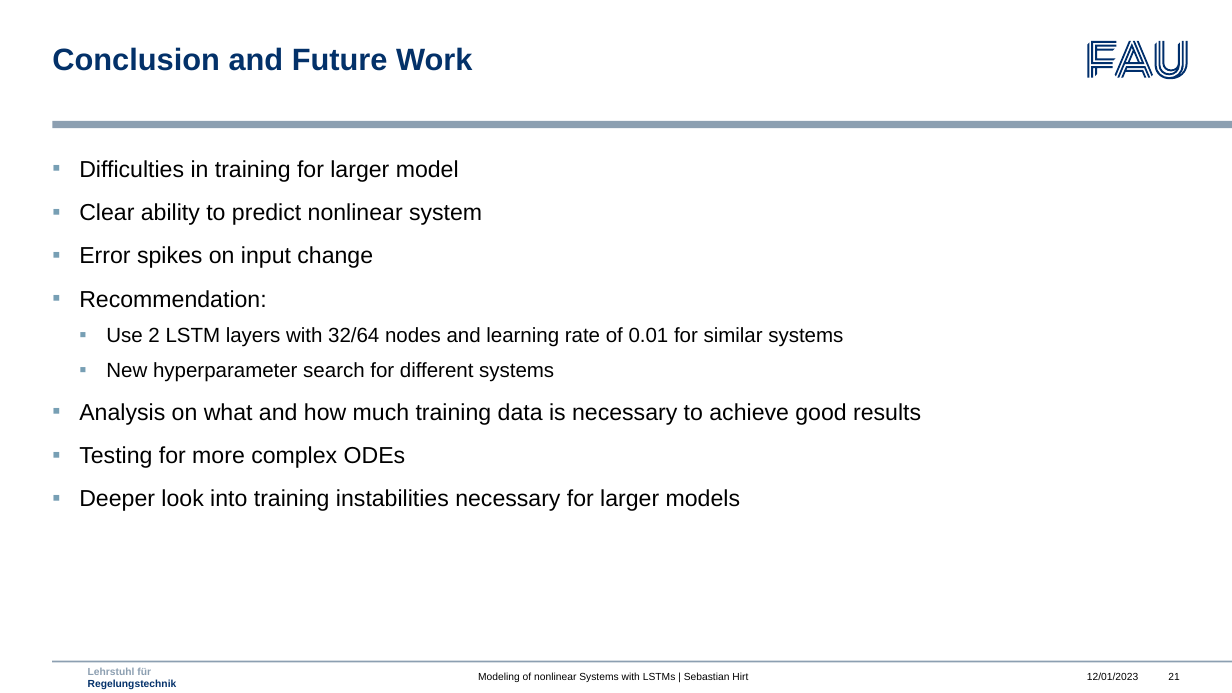
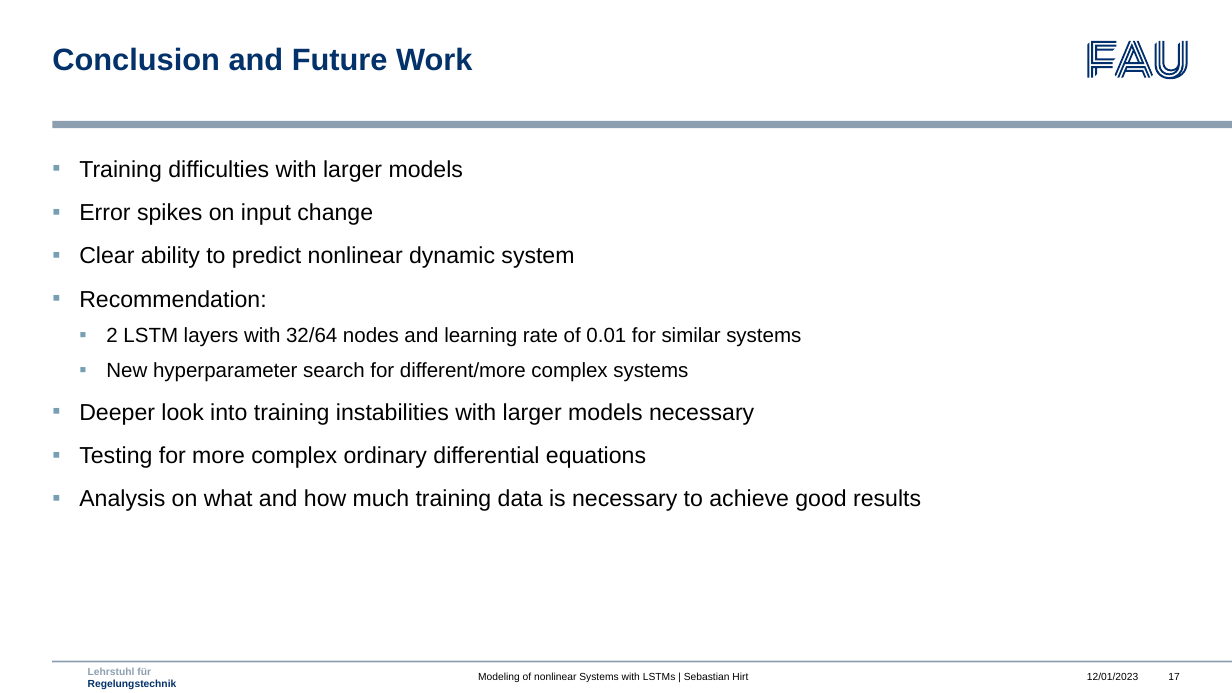
Before and after one commit to mokronos/nonlinearLSTM, a slide deck: slide 17 of presentation/nonlinearLSTM_slides.pptx (slide 21 before the commit). Drawn at 1232x693 pixels with LibreOffice and Linux fonts; fonts in the diff are those of the drawing; background and template pictures are left out. Boxes give left, top, right and bottom in pixels: in the first picture for what was removed or moved away, otherwise in the second. Text is boxed around its words. In the diff, an @@ line names an element or a change of style, - is before the commit and + after.

Commit message:
updated

```diff
--- a/presentation/nonlinearLSTM_slides.pptx
+++ b/presentation/nonlinearLSTM_slides.pptx
@@ text at (79,160,463,182): text changed @@
-▪ Difficulties in training for larger model
-▪ Clear ability to predict nonlinear system
+▪ Training difficulties with larger models
@@ text at (79,246,574,268): paragraph added @@
+▪ Clear ability to predict nonlinear dynamic system
@@ text at (79,327,801,468): text changed @@
-  ▪ Use 2 LSTM layers with 32/64 nodes and learning rate of 0.01 for similar systems
-  ▪ New hyperparameter search for different systems
+  ▪ 2 LSTM layers with 32/64 nodes and learning rate of 0.01 for similar systems
+  ▪ New hyperparameter search for different/more complex systems
+▪ Deeper look into training instabilities with larger models necessary
+▪ Testing for more complex ordinary differential equations
@@ text at (79,446,740,511): paragraphs removed @@
-▪ Testing for more complex ODEs
-▪ Deeper look into training instabilities necessary for larger models
@@ page number at (1168,673,1179,680): text changed @@
-21
+17
```
Also in this commit, not shown: 13 other slides changed, 4 slides removed.
